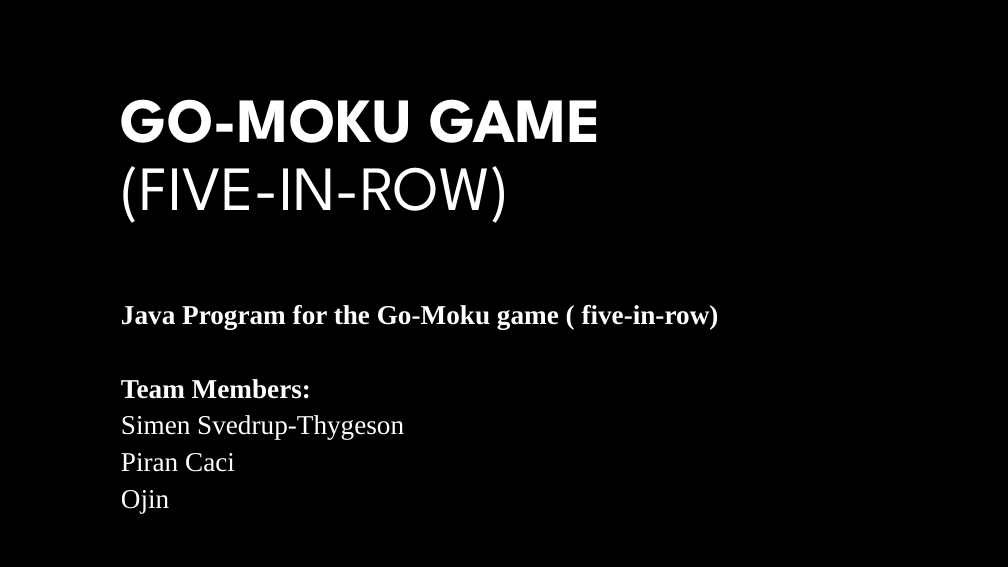
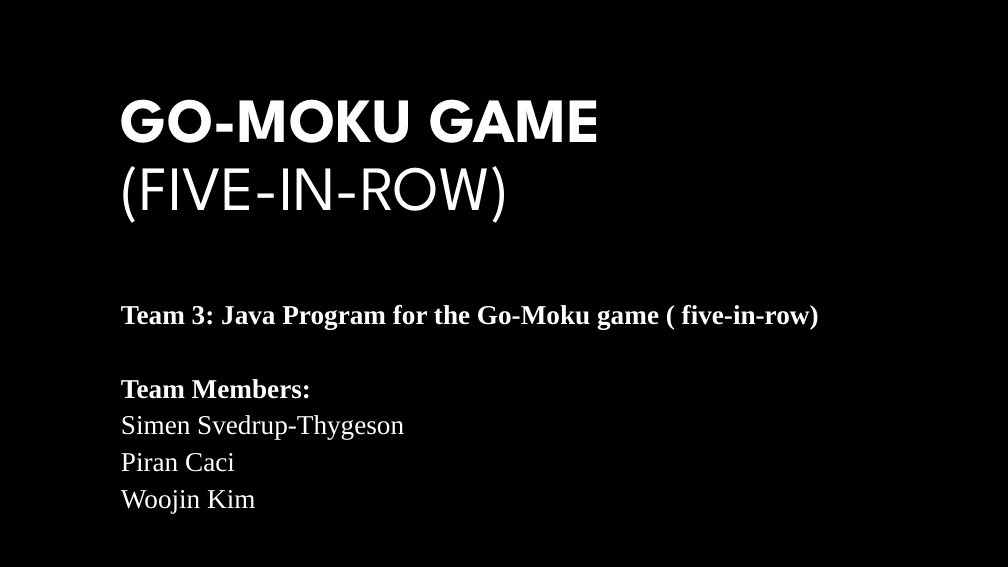
Before and after one commit to SimenSverdrup/Gomoku, a slide deck: slide 1 of Presentation-Gomoku.pptx. Drawn at 1008x567 pixels with LibreOffice and Linux fonts; fonts in the diff are those of the drawing; background and template pictures are left out. Boxes give left, top, right and bottom in pixels: in the first picture for what was removed or moved away, otherwise in the second. Text is boxed around its words. In the diff, an @@ line names an element or a change of style, - is before the commit and + after.

```diff
--- a/Presentation-Gomoku.pptx
+++ b/Presentation-Gomoku.pptx
@@ subtitle at <box>121,305,819,330</box>: text changed @@
-Java Program for the Go-Moku game ( five-in-row)
+Team 3: Java Program for the Go-Moku game ( five-in-row)
@@ subtitle at <box>121,490,255,513</box>: text changed @@
-Ojin
+Woojin Kim
```
Also in this commit, not shown: 2 other slides changed, 1 slide added.
